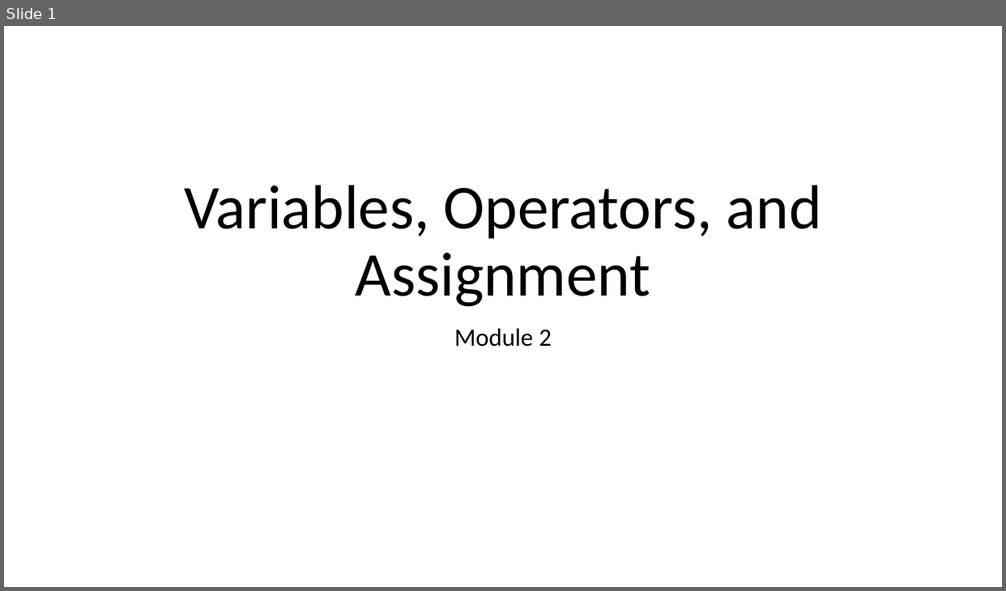
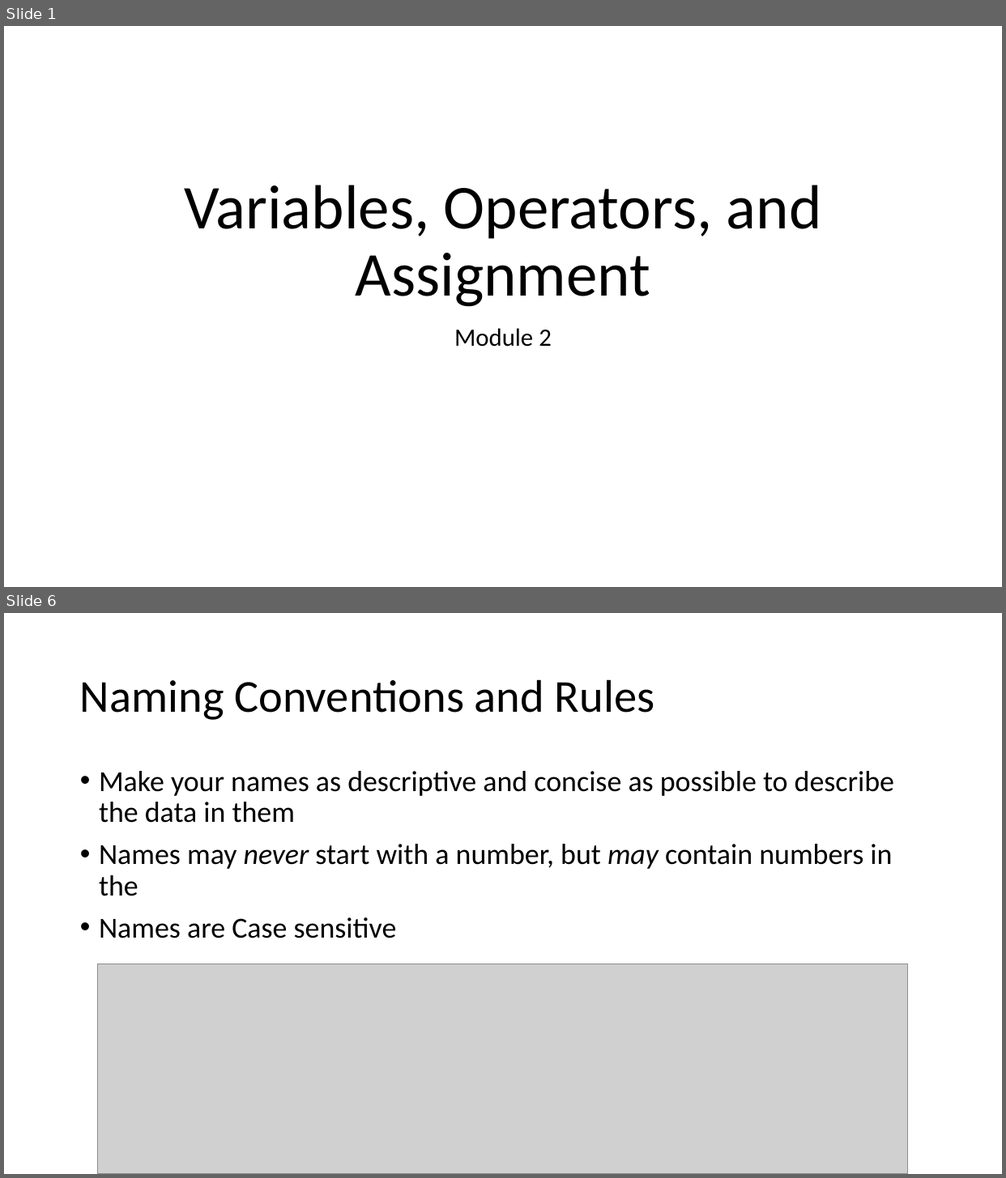
Before and after one commit to YWCANWIL-TechLab/module2-exercises-YaminahAlanis, a slide deck: slides/Module 2 - Variables, Operators, and Assignment.pptx. Shown one above the other, each under a label of ours: slide 1 before the commit, slides 1 and 6 after it; the slides between them are not shown. The pictures are 1006x591 and 1006x1178 pixels, drawn with LibreOffice and Linux fonts; fonts in the diff are those of the drawing; grey boxes stand for pictures. Boxes give left, top, right and bottom in pixels: in the first picture for what was removed or moved away, otherwise in the second. Text is boxed around its words. In the diff, an @@ line names an element or a change of style, - is before the commit and + after.

```diff
--- a/slides/Module 2 - Variables, Operators, and Assignment.pptx
+++ b/slides/Module 2 - Variables, Operators, and Assignment.pptx
@@ slide 6 added at (4,613,1002,1174), background #FFFFFF @@
@@ title added at (80,679,654,720), 44 pt, text #000000 @@
+Naming Conventions and Rules
@@ text added at (99,771,894,939), 28 pt, text #000000 @@
+• Make your names as descriptive and concise as possible to describe the data in them
+• Names may never start with a number, but may contain numbers in the
+• Names are Case sensitive
@@ picture added at (98,964,908,1174) @@
```
Also in this commit, not shown: 18 slides changed, 11 other slides added, 2 other files.
